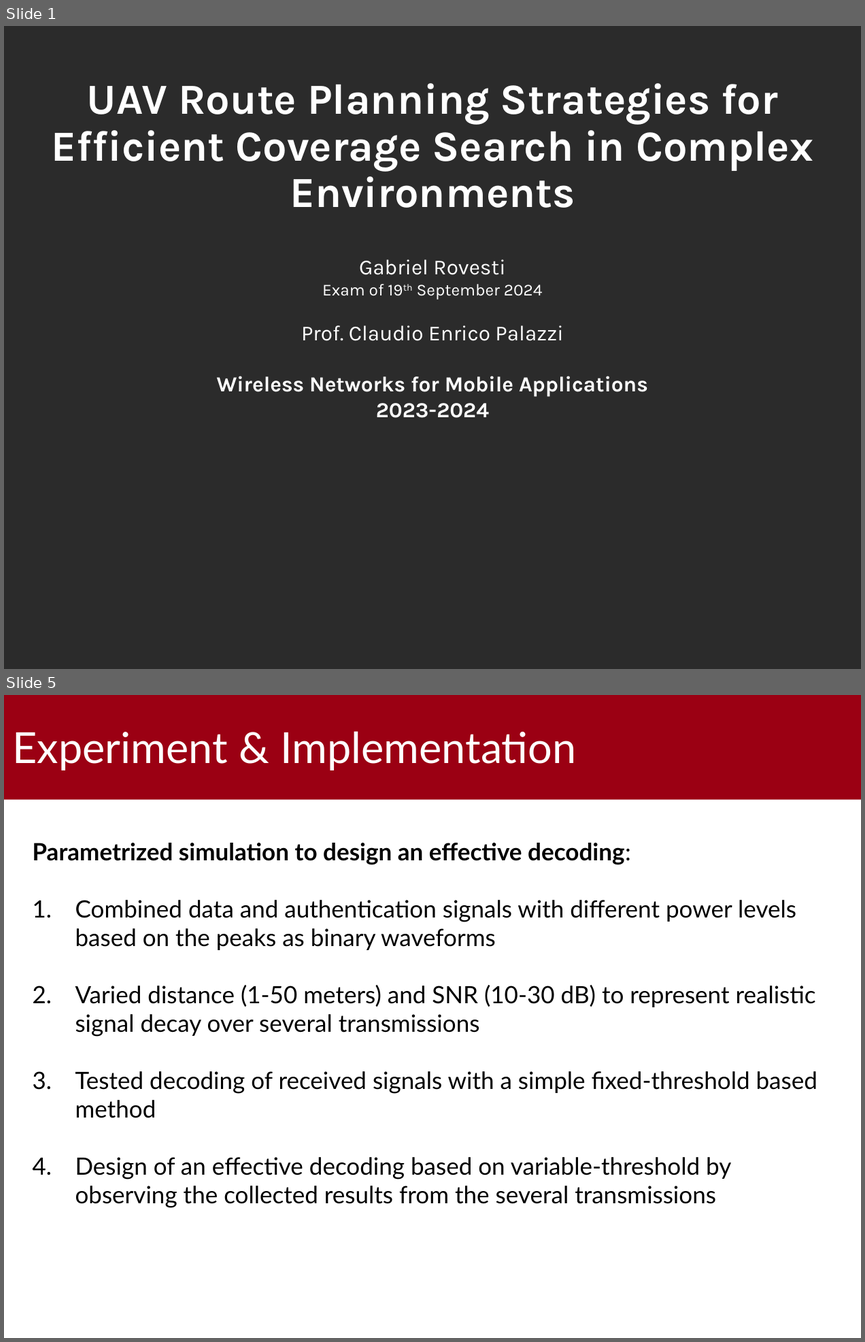
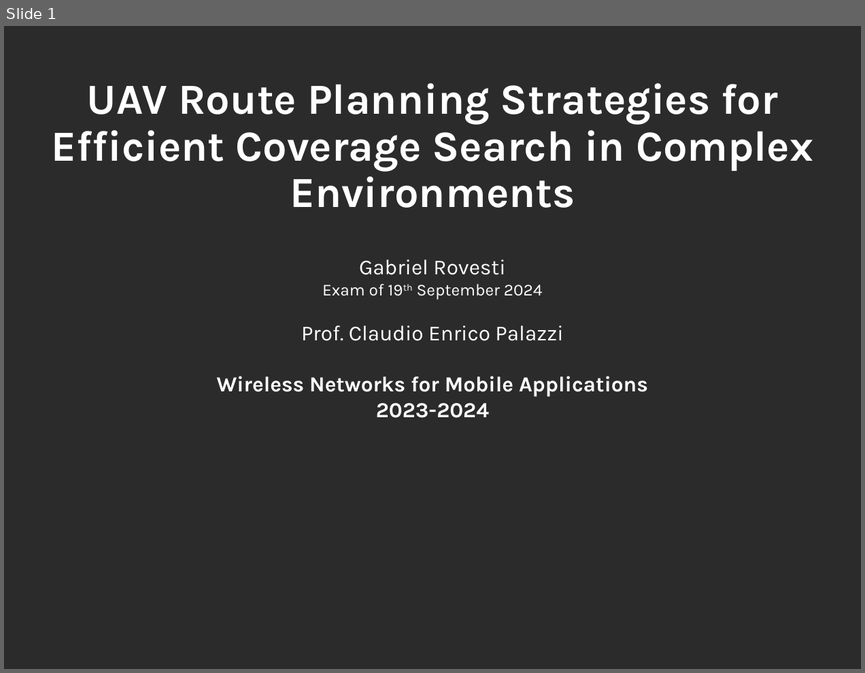
Before and after one commit to gabrielrovesti/WNMA-UAV-Route-Planning-Survey, a slide deck: 2 - Slides/UAV Route Planning Strategies.pptx. Shown one above the other, each under a label of ours: slides 1 and 5 before the commit, slide 1 after it; the slides between them are not shown. The pictures are 865x1342 and 865x673 pixels, drawn with LibreOffice and Linux fonts; fonts in the diff are those of the drawing; background and template pictures are left out; a plain dark background stands for a picture behind light text. Boxes give left, top, right and bottom in pixels: in the first picture for what was removed or moved away, otherwise in the second. Text is boxed around its words. In the diff, an @@ line names an element or a change of style, - is before the commit and + after.

```diff
--- a/2 - Slides/UAV Route Planning Strategies.pptx
+++ b/2 - Slides/UAV Route Planning Strategies.pptx
@@ slide 5 removed at (4, 695, 861, 1338), background #FFFFFF @@
@@ rectangle removed at (4, 695, 861, 798) @@
@@ title removed at (13, 731, 576, 770) @@
-Experiment & Implementation
@@ text removed at (33, 843, 817, 1208) @@
-Parametrized simulation to design an effective decoding:
-1. Combined data and authentication signals with different power levels based on the peaks as binary waveforms
-2. Varied distance (1-50 meters) and SNR (10-30 dB) to represent realistic signal decay over several transmissions
-3. Tested decoding of received signals with a simple fixed-threshold based method
-4. Design of an effective decoding based on variable-threshold by observing the collected results from the several transmissions
@@ text removed at (580, 1291, 847, 1325) @@
-UAV Route Planning Strategies– 5/10
```
Also in this commit, not shown: 2 slides changed, 6 other slides removed, 4 other files.
